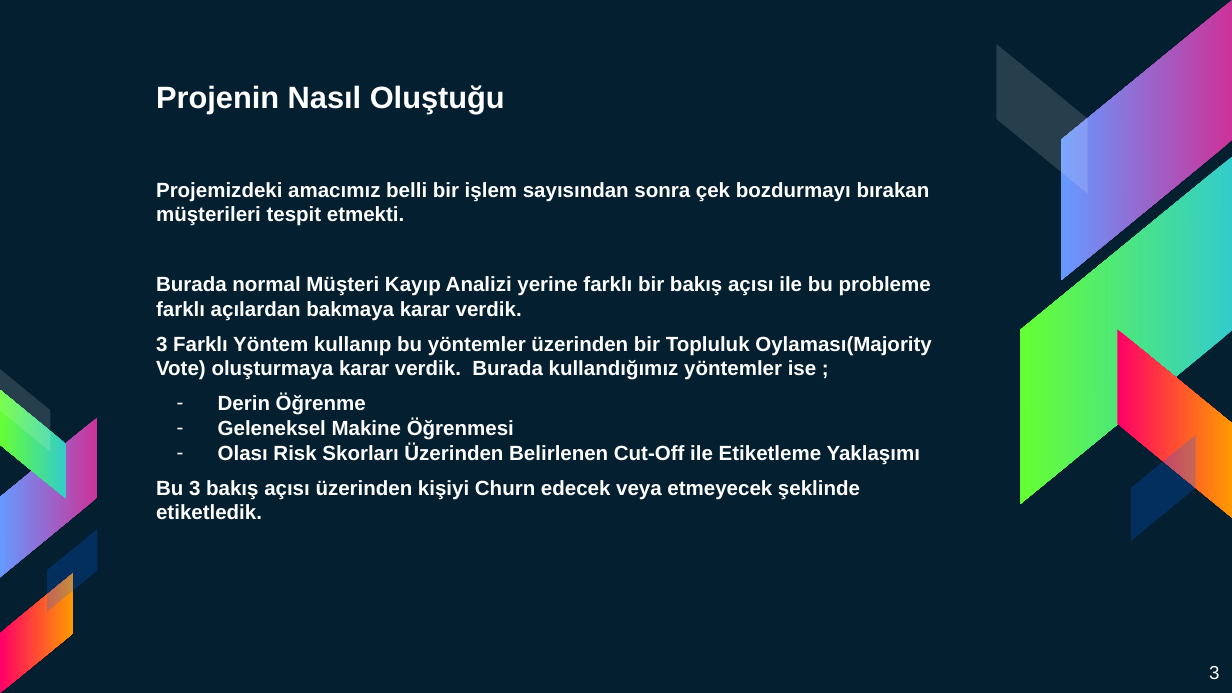
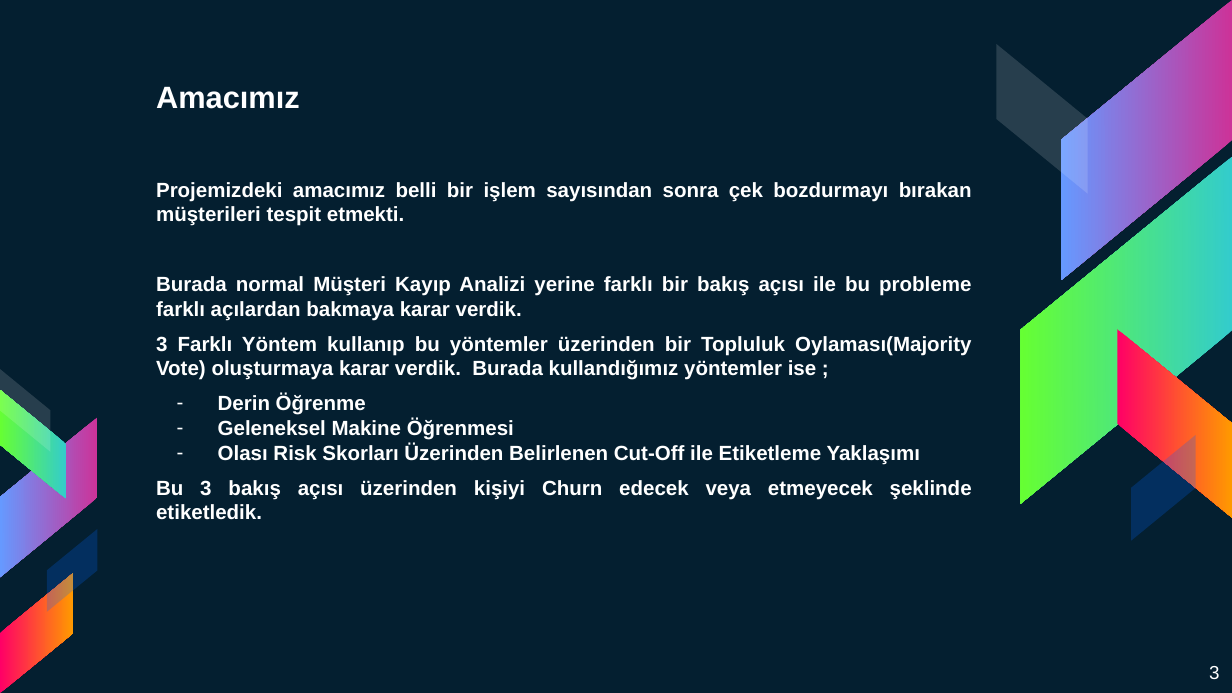
Before and after one commit to brokt/Detective-Churn, a slide deck: slide 3 of Presentation/Detective Churn Sunum.pptx. Drawn at 1232x693 pixels with LibreOffice and Linux fonts; fonts in the diff are those of the drawing. Boxes give left, top, right and bottom in pixels: in the first picture for what was removed or moved away, otherwise in the second. Text is boxed around its words. In the diff, an @@ line names an element or a change of style, - is before the commit and + after.

```diff
--- a/Presentation/Detective Churn Sunum.pptx
+++ b/Presentation/Detective Churn Sunum.pptx
@@ title at <box>156,86,300,109</box>: text changed @@
-Projenin Nasıl Oluştuğu
+Amacımız
@@ text "Projemizdeki amacımız belli bir işlem ..." at <box>156,182,972,520</box>: alignment left to justified @@
```
Also in this commit, not shown: 12 other slides changed, 2 slides added, 2 slides removed.
